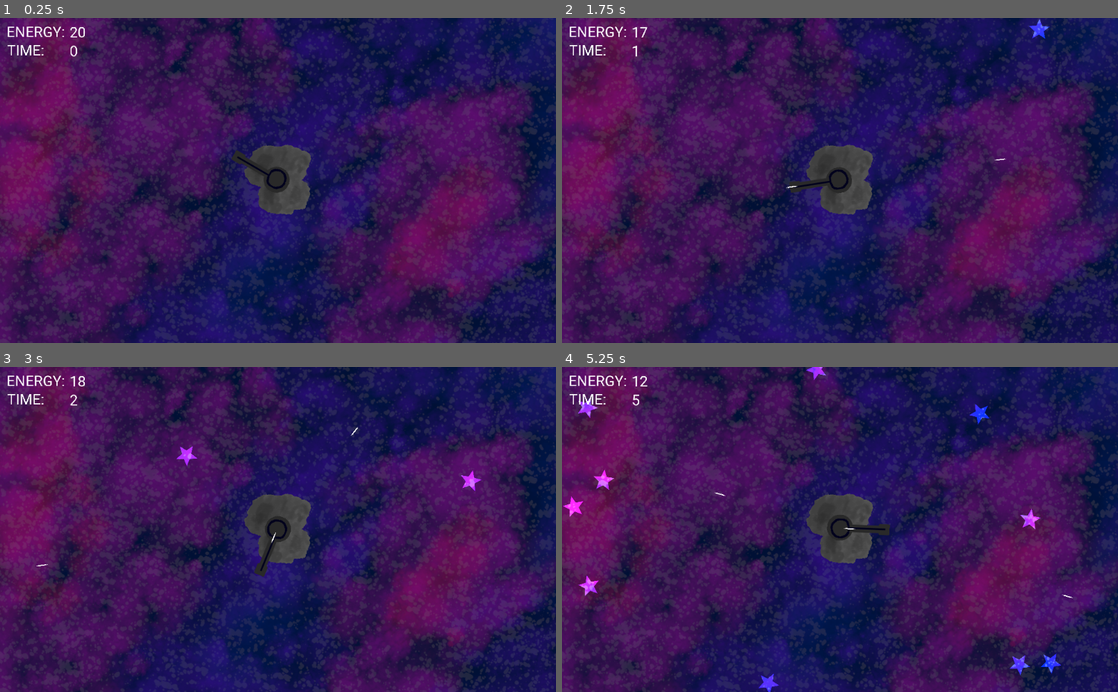
Above: before the commit, frames 1-4 (two rows, left to right).
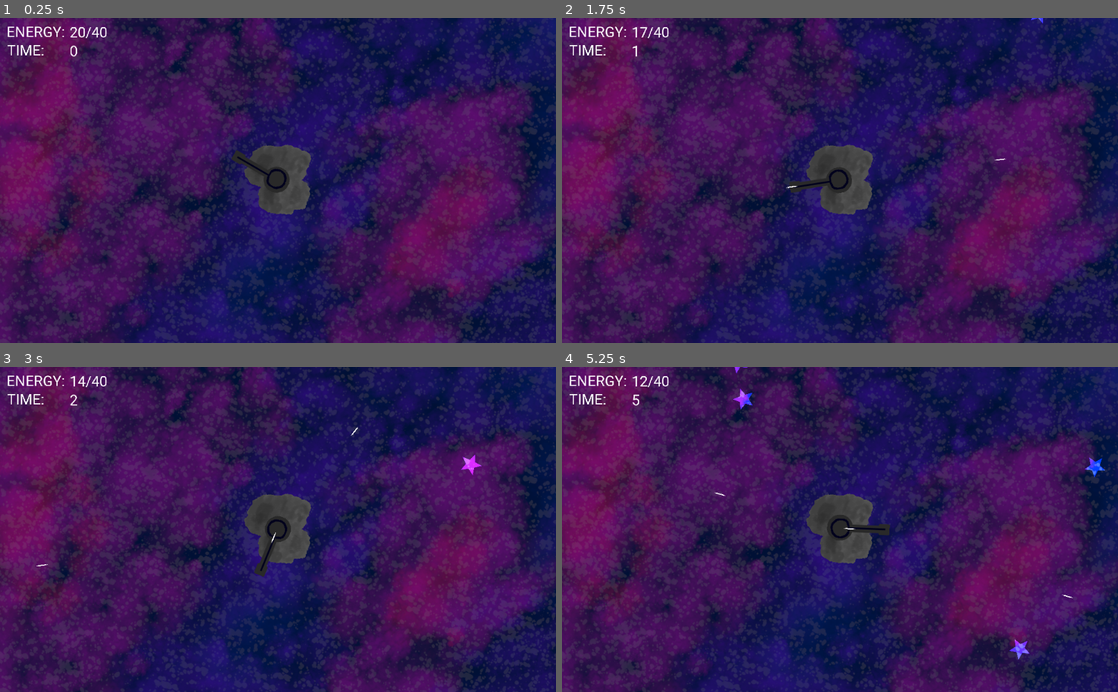
Above: after the commit, the same moments.

Repository: Aroweeri/star_shooter
Game: Godot game, scene res://Node2D.tscn
Two runs of this game, one before a commit and one after it. Both use one fixed random seed, a clock stepped at 60 frames per second and the inputs below.
Inputs (mouse positions are in pixels of both pictures, inside the frame that each line leads up to):
- Up to frame 1 (0.25 s): no input
- Up to frame 2 (1.75 s): tap Enter at 0.5 s; move the mouse to (962, 164) at 0.52 s; click (962, 164) at 0.67 s; move the mouse to (728, 196) at 1.27 s; click (728, 196) at 1.42 s
- Up to frame 3 (3 s): move the mouse to (333, 458) at 2.02 s; click (333, 458) at 2.17 s; move the mouse to (250, 594) at 2.77 s; click (250, 594) at 2.92 s
- Up to frame 4 (5.25 s): move the mouse to (1006, 578) at 3.52 s; click (1006, 578) at 3.67 s; move the mouse to (673, 480) at 4.27 s; click (673, 480) at 4.42 s; move the mouse to (867, 529) at 5.02 s; click (867, 529) at 5.17 s

The runs differ from the first frame. In frame 1, less than 0.1% of the frame differs, in the area x 15-20%, y 2-7%; in frame 2, 0.2%; in frame 3, 0.4%; in frame 4, 1.3%, in the area x 0-98%, y 0-100%.

Commit message:
Number of hits, max energy, fix star spawn rate.

Diff:
--- a/star_shooter/Node2D.tscn
+++ b/star_shooter/Node2D.tscn
@@ -120,10 +120,10 @@
 text = "ENERGY:"
 
 [node name="energy" type="Label" parent="."]
-margin_left = -574.11
-margin_top = -431.281
-margin_right = -385.11
-margin_bottom = -351.281
+margin_left = -574.0
+margin_top = -431.0
+margin_right = -48.0
+margin_bottom = -351.0
 custom_fonts/font = SubResource( 2 )
 text = "0"
 
@@ -136,10 +136,10 @@
 text = "TIME:"
 
 [node name="time" type="Label" parent="."]
-margin_left = -573.671
-margin_top = -378.901
-margin_right = -470.671
-margin_bottom = -279.901
+margin_left = -574.0
+margin_top = -379.0
+margin_right = -66.0
+margin_bottom = -280.0
 custom_fonts/font = SubResource( 3 )
 text = "0
 "
--- a/star_shooter/game_over.gd
+++ b/star_shooter/game_over.gd
@@ -6,7 +6,8 @@
 
 # Called when the node enters the scene tree for the first time.
 func _ready():
-	$score.text = str(int(global.score))
+	$time.text = str(int(global.time))
+	$hits.text = str(int(global.hits))
 	pass # Replace with function body.
 
 # Called every frame. 'delta' is the elapsed time since the previous frame.
--- a/star_shooter/game_over.tscn
+++ b/star_shooter/game_over.tscn
@@ -20,19 +20,35 @@
 custom_fonts/font = SubResource( 1 )
 text = "GAME OVER"
 
-[node name="scoreLabel" type="Label" parent="."]
+[node name="timeLabel" type="Label" parent="."]
 margin_left = 271.394
 margin_top = 32.3089
 margin_right = 397.394
 margin_bottom = 80.3089
 custom_fonts/font = SubResource( 1 )
-text = "SCORE:"
+text = "TIME:"
 
-[node name="score" type="Label" parent="."]
+[node name="hitsLabel" type="Label" parent="."]
+margin_left = 270.696
+margin_top = 80.4941
+margin_right = 406.696
+margin_bottom = 128.494
+custom_fonts/font = SubResource( 1 )
+text = "HITS:"
+
+[node name="time" type="Label" parent="."]
 margin_left = 425.184
 margin_top = 32.3089
 margin_right = 551.184
 margin_bottom = 80.3089
+custom_fonts/font = SubResource( 1 )
+text = "0"
+
+[node name="hits" type="Label" parent="."]
+margin_left = 424.486
+margin_top = 83.9858
+margin_right = 550.486
+margin_bottom = 131.986
 custom_fonts/font = SubResource( 1 )
 text = "0"
 
--- a/star_shooter/global.gd
+++ b/star_shooter/global.gd
@@ -8,7 +8,8 @@
 func _ready():
 	pass # Replace with function body.
 
-var score
+var hits
+var time
 
 # Called every frame. 'delta' is the elapsed time since the previous frame.
 #func _process(delta):
--- a/star_shooter/world.gd
+++ b/star_shooter/world.gd
@@ -10,12 +10,13 @@
 	pass # Replace with function body.
 	get_node("gun_node/gun").connect("addEnergy", self, "_addEnergy")
 	get_node("gun_node/gun").connect("removeEnergy", self, "_removeEnergy")
-	$energy.text = str(energy)
+	$energy.text = str(energy) + "/" + str(maxEnergy)
 
 func _addEnergy():
+	hits+=1
 	energy+=4
-	if(energy > 30):
-		energy = 30
+	if(energy > maxEnergy):
+		energy = maxEnergy
 
 func _removeEnergy():
 	energy-=1
@@ -26,12 +27,14 @@
 var energy = 20
 var time = 0
 var difficulty = 1
+var hits = 0
+var maxEnergy = 40
 
 # Called every frame. 'delta' is the elapsed time since the previous frame.
 #func _process(delta):
 #	pass
 func _process(delta):
-	$energy.text = str(energy)
+	$energy.text = str(energy) + "/" + str(maxEnergy)
 	$time.text = str(int(time))
 	starTimer+=delta
 	energyTimer+=delta
@@ -40,7 +43,8 @@
 		energy-=1
 		energyTimer = 0;
 	if(energy == 0):
-		global.score = time
+		global.time = time
+		global.hits = hits
 		get_tree().change_scene("res://game_over.tscn")
 		var root = get_tree().get_root()
 		var level = root.get_node("world")
@@ -49,7 +53,7 @@
 		var nextScene = load("res://game_over.tscn").instance()
 		root.add_child(nextScene)
 
-	if(starTimer >= 0.1):
+	if(starTimer >= 0.3):
 		difficulty+=0.01
 		starTimer = 0
 		var newStarScene = load("res://KinematicBody2D_star.tscn")
